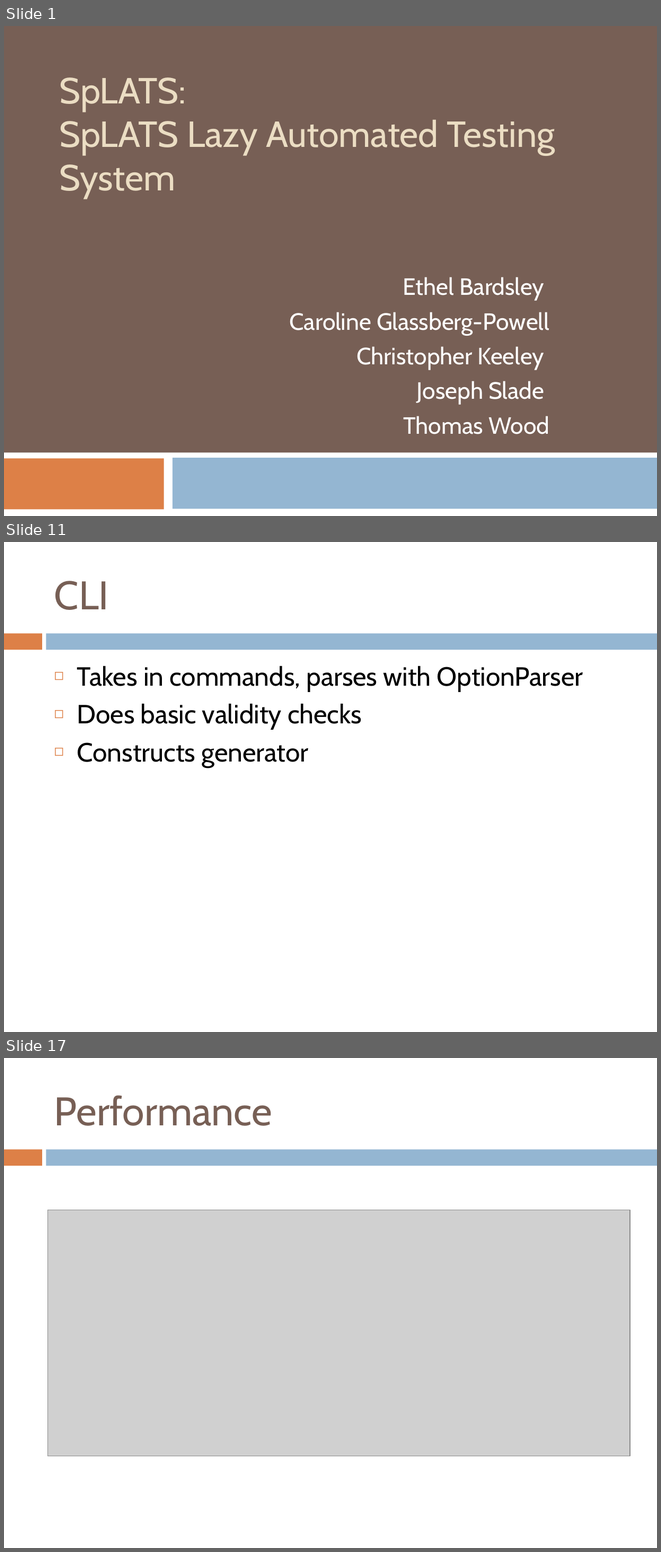
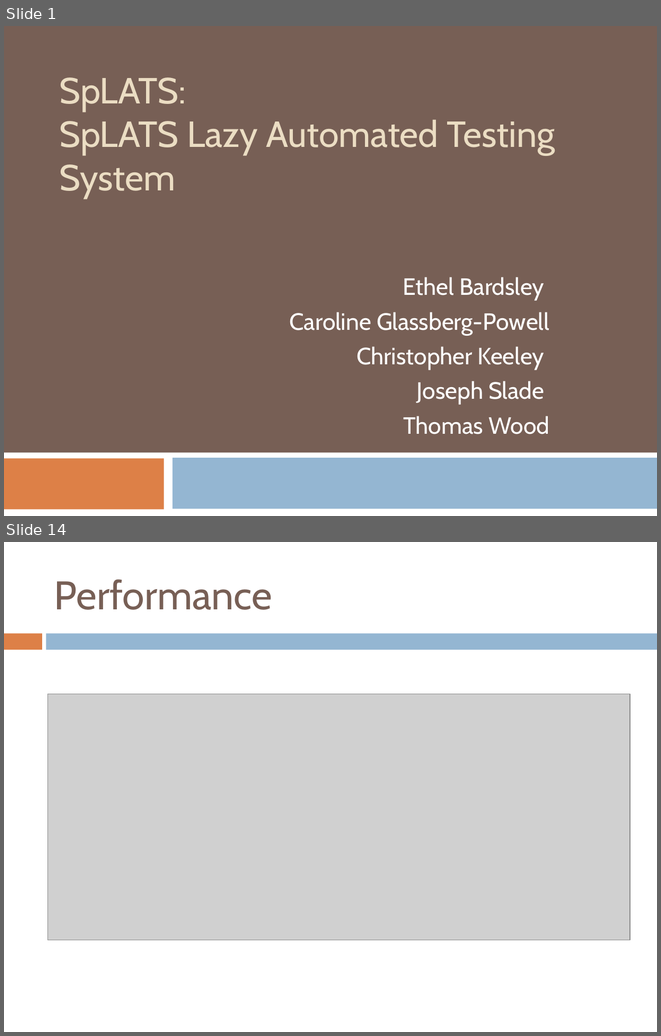
Before and after one commit to IgnoredAmbience/splats, a slide deck: docs/SpLATS.ppt. Shown one above the other, each under a label of ours: slides 1, 11 and 17 before the commit, slides 1 and 14 after it; the slides between them are not shown. The pictures are 661x1552 and 661x1036 pixels, drawn with LibreOffice and Linux fonts; fonts in the diff are those of the drawing; grey boxes stand for pictures. Boxes give left, top, right and bottom in pixels: in the first picture for what was removed or moved away, otherwise in the second. Text is boxed around its words. In the diff, an @@ line names an element or a change of style, - is before the commit and + after.

```diff
--- a/docs/SpLATS.ppt
+++ b/docs/SpLATS.ppt
@@ slide 11 removed at [4,542,657,1032], background #FFFFFF; not listed: 2 template elements that a slide beside it also shows @@
@@ title removed at [54,581,109,610] @@
-CLI
@@ text removed at [77,665,583,767] @@
-◻ Takes in commands, parses with OptionParser
-◻ Does basic validity checks
-◻ Constructs generator
@@ what was slide 17 is now slide 14 @@
```
Also in this commit, not shown: 11 slides changed, 4 slides added, 6 other slides removed.
